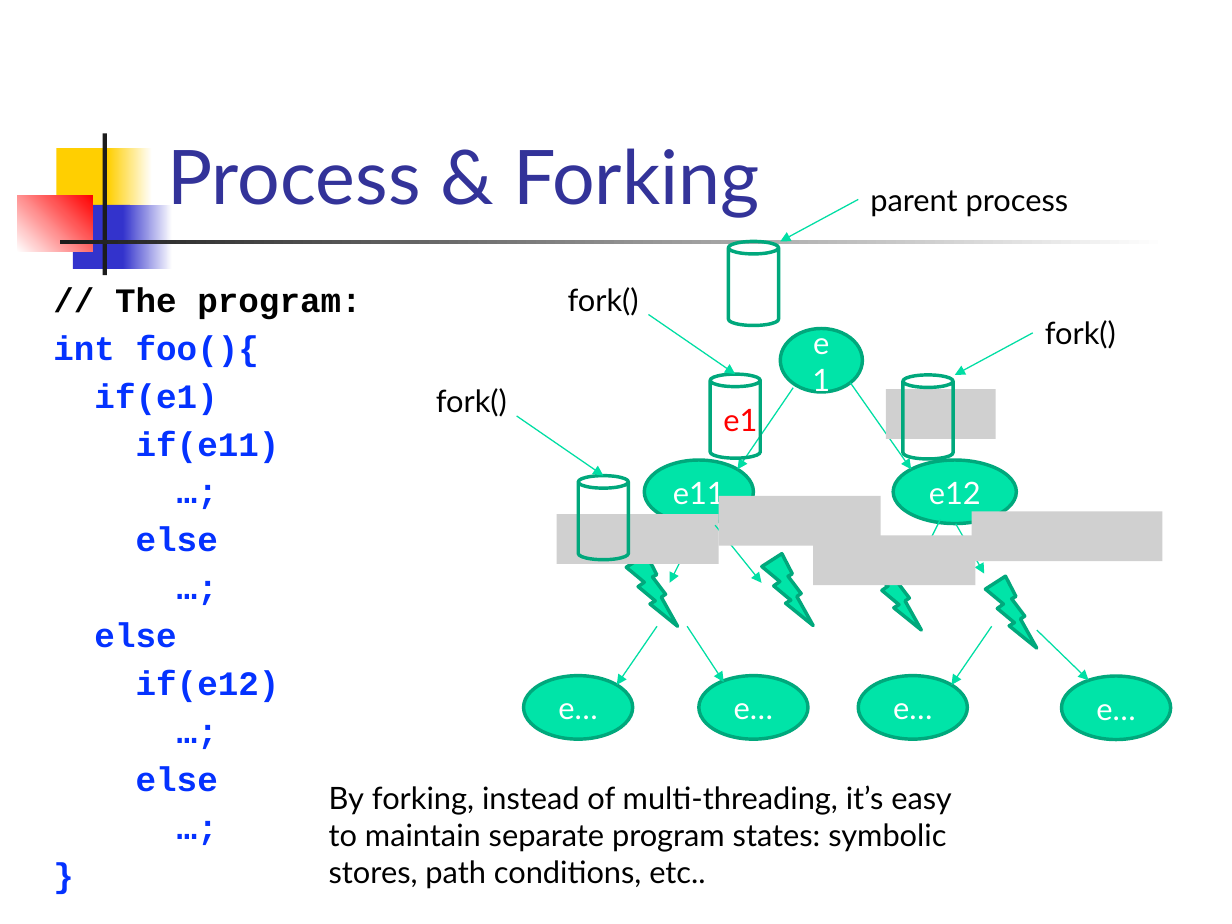
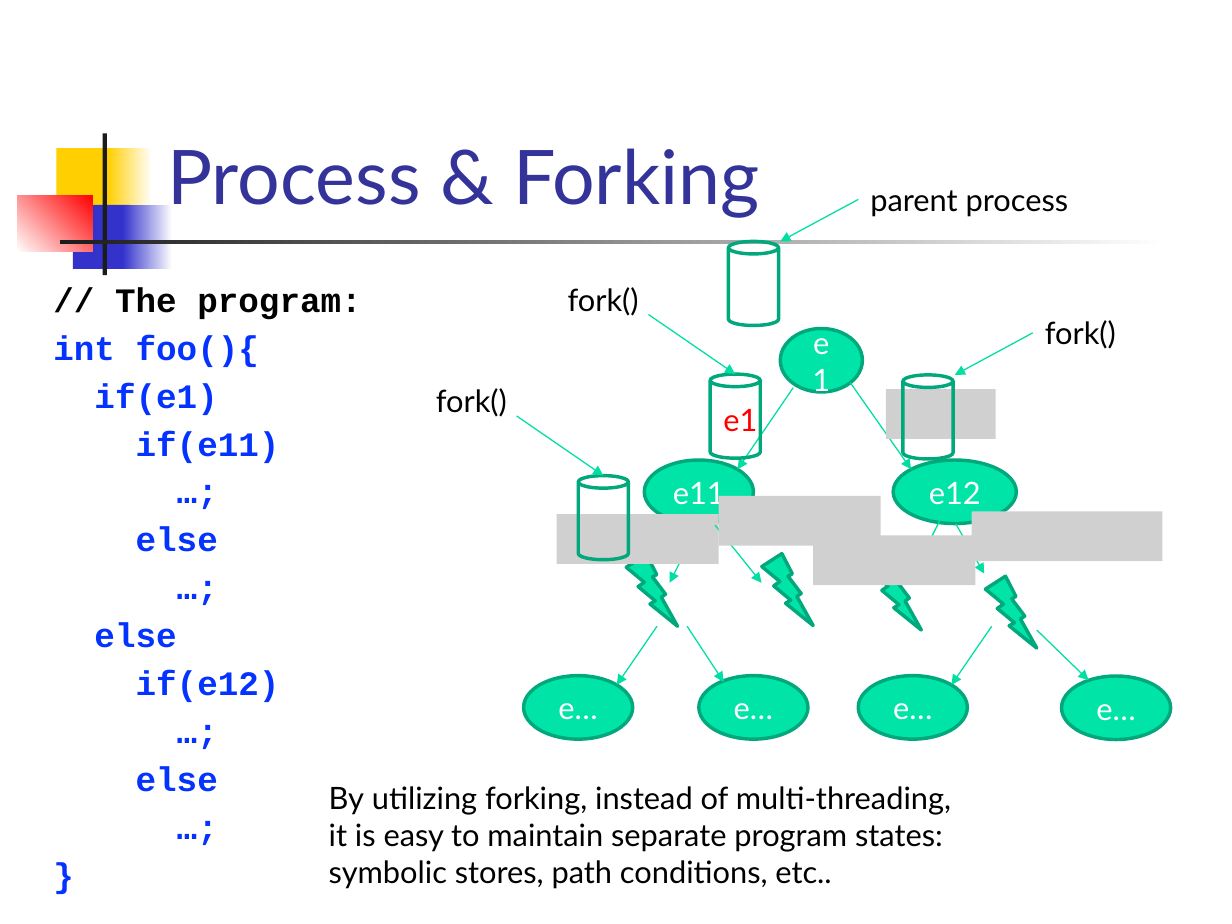
Before and after one commit to csslab-ustc/csslab-ustc.github.io, a slide deck: slide 18 of courses/theory/slides/lec17-symexec.pptx. Drawn at 1232x924 pixels with LibreOffice and Linux fonts; fonts in the diff are those of the drawing; grey boxes stand for pictures. Boxes give left, top, right and bottom in pixels: in the first picture for what was removed or moved away, otherwise in the second. Text is boxed around its words. In the diff, an @@ line names an element or a change of style, - is before the commit and + after.

```diff
--- a/courses/theory/slides/lec17-symexec.pptx
+++ b/courses/theory/slides/lec17-symexec.pptx
@@ text at [329,786,951,889]: text changed @@
-By forking, instead of multi-threading, it’s easy to maintain separate program states: symbolic stores, path conditions, etc..
+By utilizing forking, instead of multi-threading, it is easy to maintain separate program states: symbolic stores, path conditions, etc..
```
Also in this commit, not shown: 12 other slides changed, 14 slides added.
